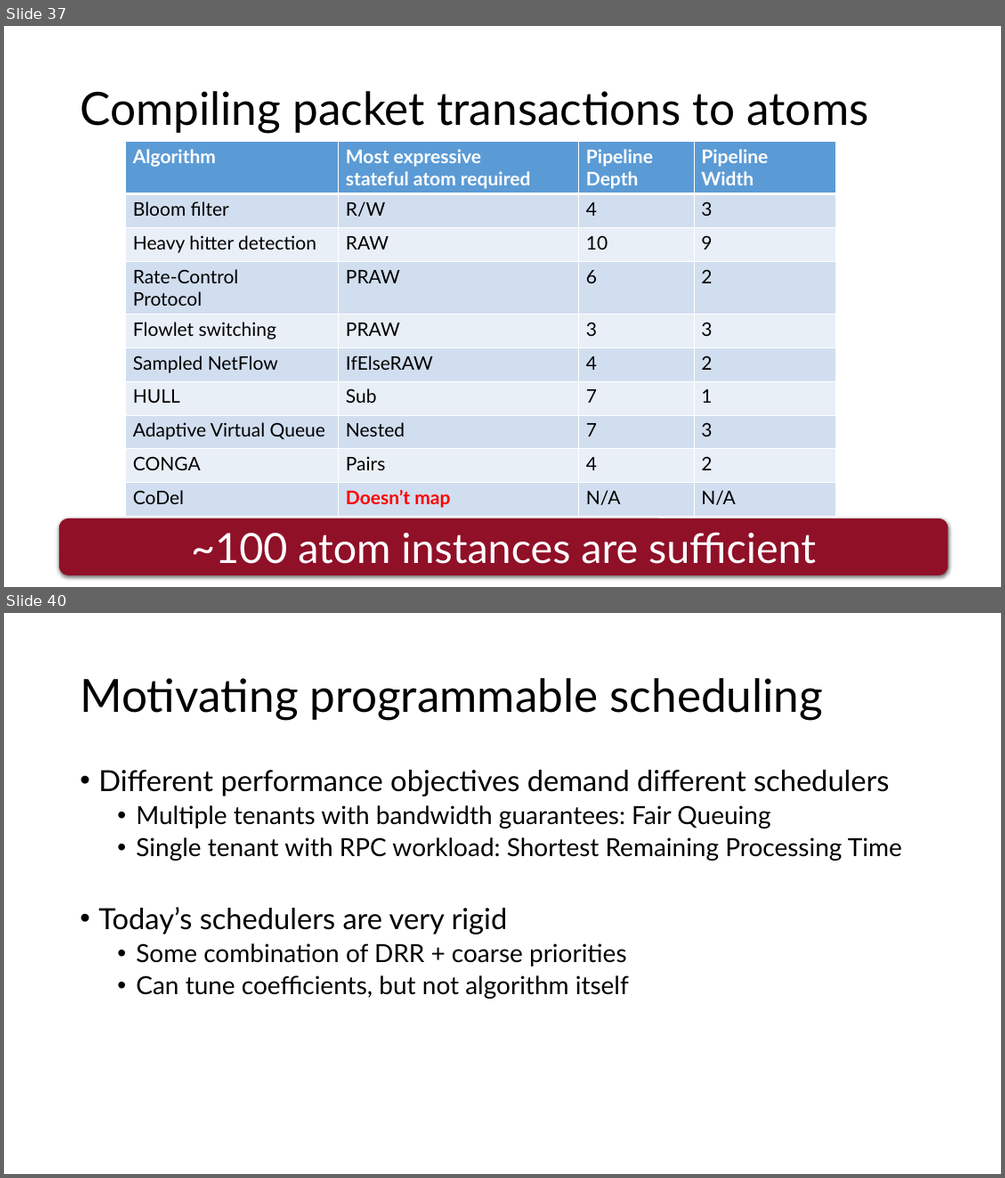
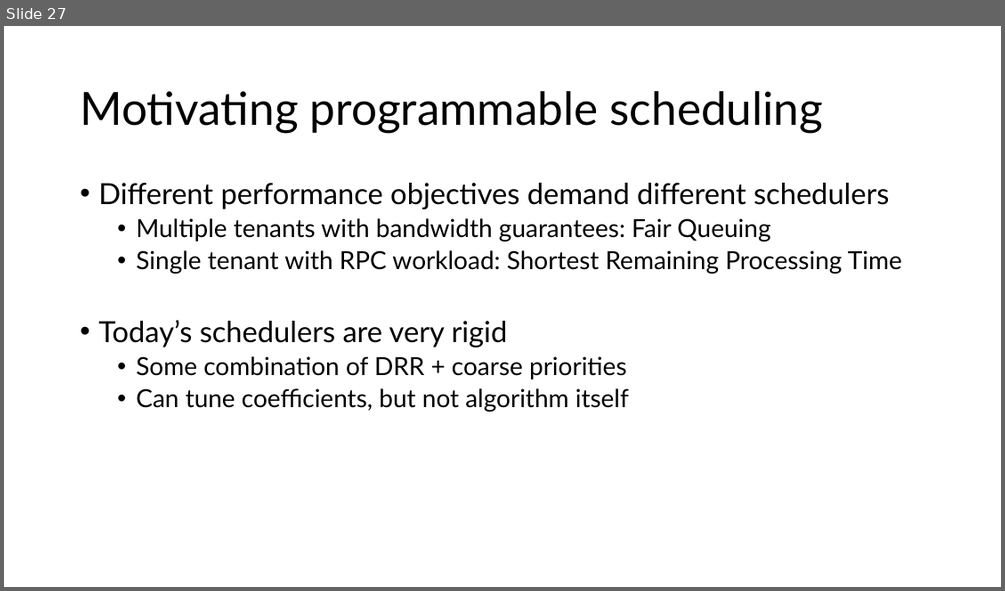
Before and after one commit to anirudhSK/pifo-domino-marple-ppts, a slide deck: combined_domino_pifo.pptx. Shown one above the other, each under a label of ours: slides 37 and 40 before the commit, slide 27 after it; the slides between them are not shown. The pictures are 1005x1178 and 1005x591 pixels, drawn with LibreOffice and Linux fonts; fonts in the diff are those of the drawing. Boxes give left, top, right and bottom in pixels: in the first picture for what was removed or moved away, otherwise in the second. Text is boxed around its words. In the diff, an @@ line names an element or a change of style, - is before the commit and + after.

```diff
--- a/combined_domino_pifo.pptx
+++ b/combined_domino_pifo.pptx
@@ slide 37 removed at [4,26,1001,587], background #FFFFFF @@
@@ title removed at [80,91,868,133] @@
-Compiling packet transactions to atoms
@@ table removed at [125,141,835,516], 10 rows, 4 columns @@
-Algorithm | Most expressive / stateful atom required | Pipeline / Depth | Pipeline / Width
-Bloom filter | R/W | 4 | 3
-Heavy hitter detection | RAW | 10 | 9
-Rate-Control / Protocol | PRAW | 6 | 2
-Flowlet switching | PRAW | 3 | 3
-Sampled NetFlow | IfElseRAW | 4 | 2
-HULL | Sub | 7 | 1
-Adaptive Virtual Queue | Nested | 7 | 3
-CONGA | Pairs | 4 | 2
-CoDel | Doesn’t map | N/A | N/A
@@ rounded rectangle removed at [59,518,948,575] @@
-~100 atom instances are sufficient
@@ what was slide 40 is now slide 27 @@
```
Also in this commit, not shown: 15 slides changed, 4 slides added, 16 other slides removed.
